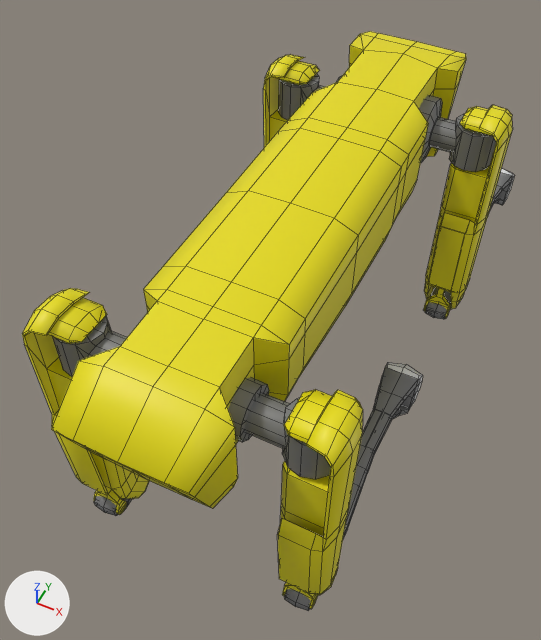
One commit to the Blender file Working Files/Blender/RobotDogRigged.blend: the scene before it, then after it.
Before and after are seen from a camera (50 mm lens) standing at (4.4, -14.6, 9.81) and looking at (-0.8, -4.19, -3.21). The axes (+X, +Y, +Z) are drawn at lower left. The lights are the same throughout. Mesh edges are drawn as thin lines.

Script lines for the objects in view, before the commit:
```python
me_cube_002 = bpy.data.meshes.new('Cube.002')
me_cube_002.from_pydata(...)  # 2096 vertices, 2031 faces; spans x -2.9..2.9, y -5.8..10.5, z -4.8..1.7
# faces by material slot: [919, 1016, 96]
me_cube_002.materials.append(mat_main)  # yellow #e7dc00
me_cube_002.materials.append(mat_metal)  # grey #7a7a7a
me_cube_002.materials.append(mat_guards)  # white #e7e7e7
ob_body = bpy.data.objects.new('body', me_cube_002)
ob_body.location = (0.0, -4.77, -0.55)
```
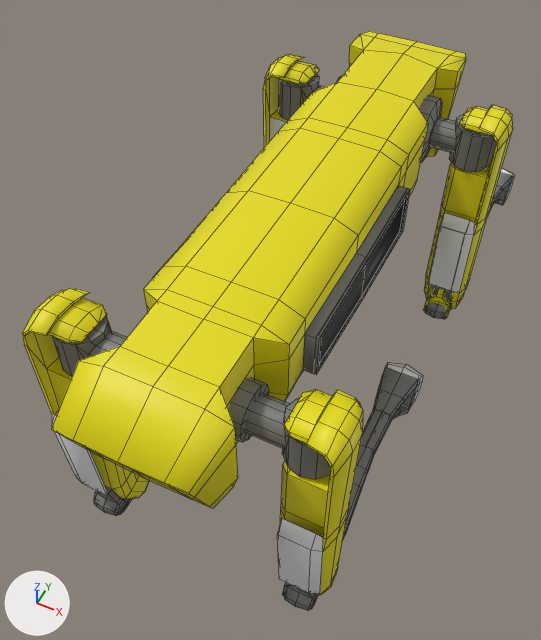
Location of each change, (x1, y1, x2, y2) in pixels of the pictures (541 x 640 px):
part 1 of me_cube_002, built on
    before: (303, 187, 398, 369)
    after: (153, 185, 410, 375)
part 2 of me_cube_002, recoloured (yellow to grey)
    both: (94, 486, 318, 609)
part 3 of me_cube_002, recoloured (yellow to grey)
    both: (52, 117, 477, 595)

The change, as a list of edits to the scene's bpy script:
```text
Add mat_deadend:
    mat_deadend = principled_material('Deadend')
    mat_deadend.base_color = (0.0, 0.0, 0.0)  # black #000000
Add mat_deaadend2:
    mat_deaadend2 = principled_material('Deaadend2')
    mat_deaadend2.base_color = (0.0, 0.0, 0.0)  # black #000000
Change me_cube_002:
    used by ob_body; location = (0.0, -4.77, -0.55)
    remove me_cube_002.from_pydata(...)  # 2096 vertices, 2031 faces; spans x -2.9..2.9, y -5.8..10.5, z -4.8..1.7
    add me_cube_002.from_pydata(...)  # 2144 vertices, 2083 faces; spans x -2.9..2.9, y -5.8..10.5, z -4.8..1.7
    me_cube_002 part 1
    4 faces are deleted
    42 vertices are added at x -1.6..1.6, y -2.5..2.0, z -0.1..1.1
    6 new vertices lie (0.0, 2.1, 0.0) away from vertices in x -1.6..1.6, y -0.2, z 0.0..1.0
    36 new faces join them, mat_metal (grey #7a7a7a)
    14 new faces join them, mat_deadend (black #000000)
    2 new faces join them, mat_deaadend2 (black #000000)
    me_cube_002 part 2: 90 faces spanning x -2.6..2.6, y -4.4..4.6, z -4.6..-3.3 switch from mat_main (yellow #e7dc00) to mat_metal (grey #7a7a7a)
    me_cube_002 part 3: 46 faces spanning x -2.8..2.8, y -4.7..4.3, z -3.4..0.0 switch from mat_main (yellow #e7dc00) to mat_guards (white #e7e7e7)
    add me_cube_002.materials.append(mat_deadend)  # black #000000
    add me_cube_002.materials.append(mat_deaadend2)  # black #000000
```
